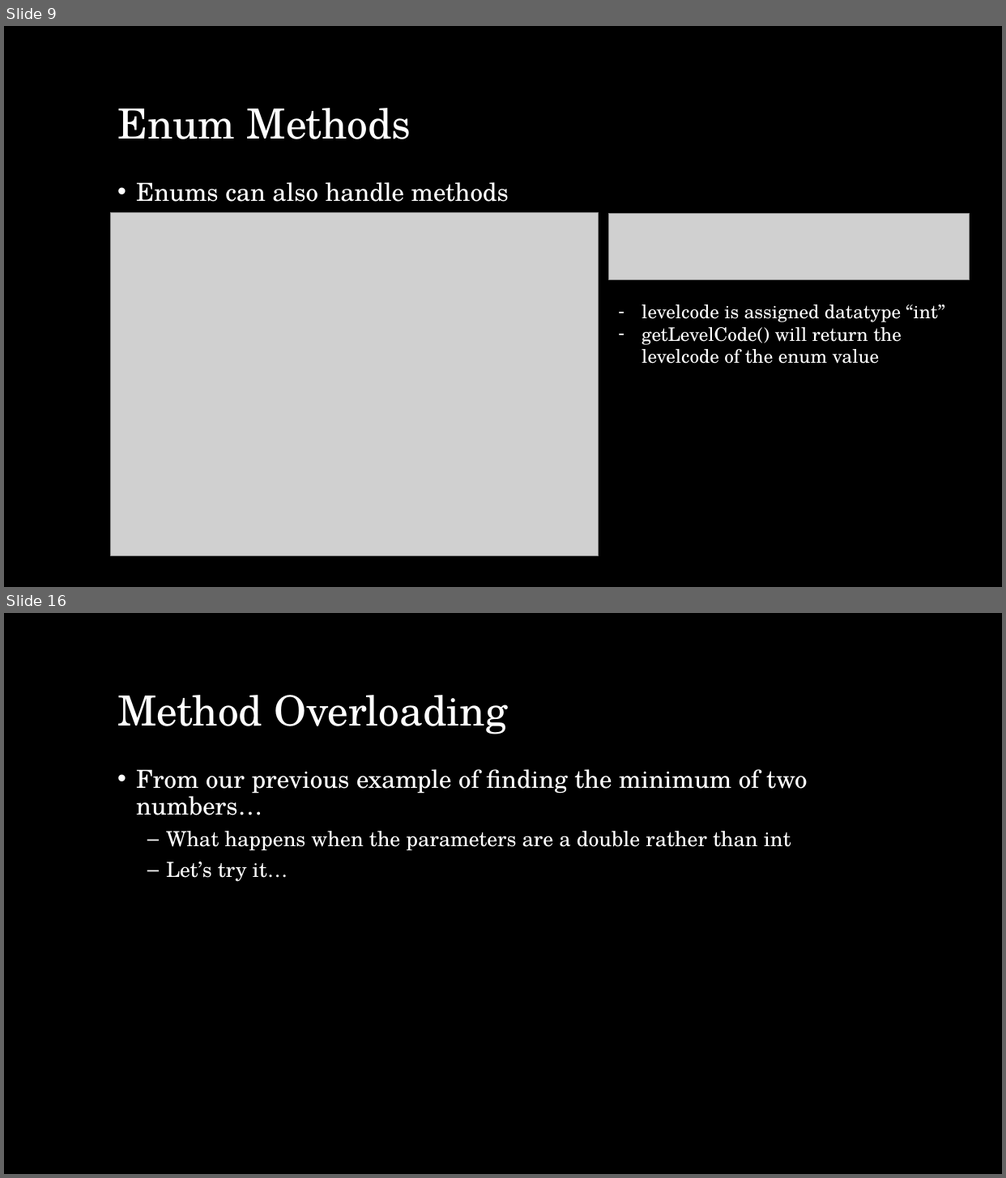
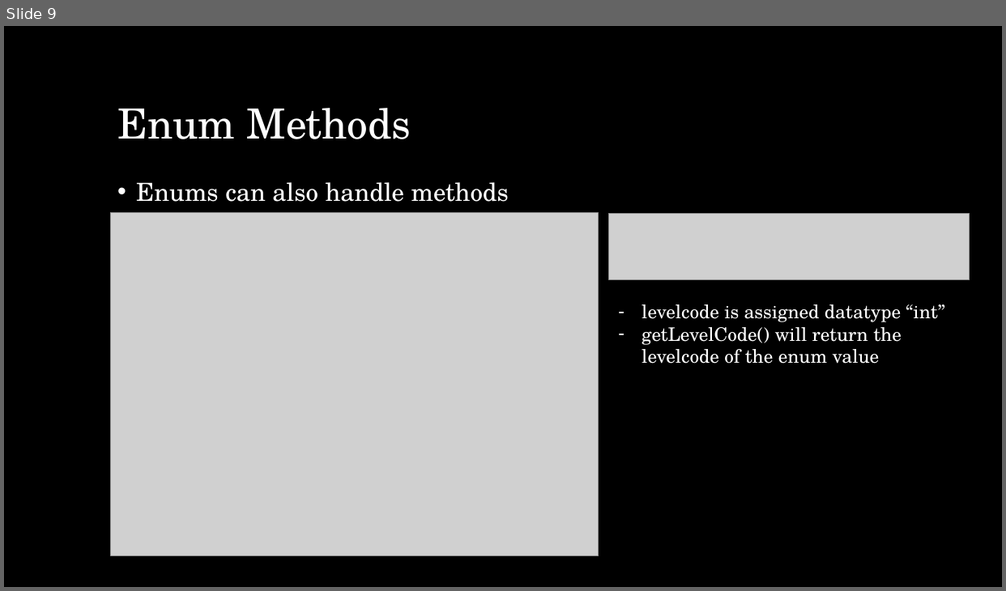
Before and after one commit to Mechanical-Advantage/Training2018, a slide deck: doc/java/slides/week4.pptx. Shown one above the other, each under a label of ours: slides 9 and 16 before the commit, slide 9 after it; the slides between them are not shown. The pictures are 1006x1178 and 1006x591 pixels, drawn with LibreOffice and Linux fonts; fonts in the diff are those of the drawing; grey boxes stand for pictures; background and template pictures are left out. Boxes give left, top, right and bottom in pixels: in the first picture for what was removed or moved away, otherwise in the second. Text is boxed around its words. In the diff, an @@ line names an element or a change of style, - is before the commit and + after.

```diff
--- a/doc/java/slides/week4.pptx
+++ b/doc/java/slides/week4.pptx
@@ slide 16 removed at (4,613,1002,1174), background picture (left out) @@
@@ title removed at (117,695,507,735) @@
-Method Overloading
@@ text removed at (136,769,808,882) @@
-• From our previous example of finding the minimum of two numbers…
-  – What happens when the parameters are a double rather than int
-  – Let’s try it…
```
Also in this commit, not shown: 3 slides changed, 5 other slides removed, 1 other file.
